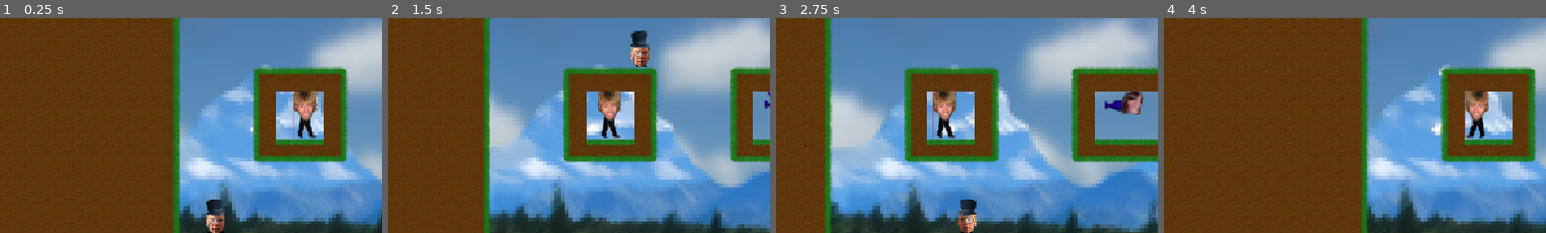
Above: before the commit, frames 1-4 (left to right).
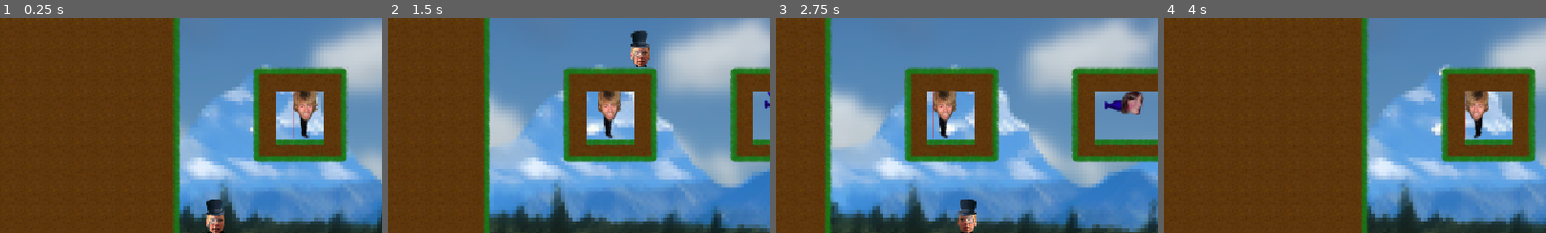
Above: after the commit, the same moments.

Repository: karl-run/alecthefancy-godot
Game: Godot game, scene res://main.tscn
Same seed, same stepped clock (60 frames per second), same inputs: the game is played once before the commit and once after it.
Inputs:
- Up to frame 1 (0.25 s): no input
- Up to frame 2 (1.5 s): tap Enter (ui_accept) at 0.5 s; hold Right (move_right) from 0.53 s (still down); tap Space (jump) at 0.6, 0.77, 1.07 s; tap Ctrl (run) at 1.35 s
- Up to frame 3 (2.75 s): tap Space (jump) at 1.52, 1.55, 1.82, 2.1 s; release Right (move_right) at 2.03 s; hold Left (move_left) from 2.03 s (still down)
- Up to frame 4 (4 s): keep holding Left (move_left); tap Ctrl (run) at 2.85 s; tap Space (jump) at 3.02, 3.05, 3.32, 3.6, 3.77 s
The pictures show only the part of the screen within x 21-71%, y 39-89%; the shares and areas given below are measured in that part.

The runs differ from the first frame. In frame 1, 0.3% of the frame differs, in the area x 77-84%, y 44-56%; in frame 2, 0.3%; in frame 3, 0.3%; in frame 4, 0.3%.

Commit message:
perf: don't process mobs not near screen

Diff:
--- a/camera/follow_cam.gd
+++ b/camera/follow_cam.gd
@@ -3,5 +3,5 @@
 @export var target: Node2D
 
 
-func _process(delta: float) -> void:
+func _process(_delta: float) -> void:
     global_position.x = target.global_position.x
--- a/mobs/flying_mob.gd
+++ b/mobs/flying_mob.gd
@@ -31,3 +31,11 @@
 func kill() -> void:
     super.kill()
     $Animations.flip_h = !$Animations.flip_h
+
+
+func _on_visible_on_screen_notifier_2d_screen_entered() -> void:
+    process_mode = Node.PROCESS_MODE_INHERIT
+
+
+func _on_visible_on_screen_notifier_2d_screen_exited() -> void:
+    process_mode = Node.PROCESS_MODE_DISABLED
--- a/mobs/flying_mob.tscn
+++ b/mobs/flying_mob.tscn
@@ -112,3 +112,9 @@
 [node name="CollisionShape2D" type="CollisionShape2D" parent="DeathArea"]
 position = Vector2(0, 2)
 shape = SubResource("RectangleShape2D_tx45a")
+
+[node name="VisibleOnScreenNotifier2D" type="VisibleOnScreenNotifier2D" parent="."]
+rect = Rect2(-100, -10, 200, 20)
+
+[connection signal="screen_entered" from="VisibleOnScreenNotifier2D" to="." method="_on_visible_on_screen_notifier_2d_screen_entered"]
+[connection signal="screen_exited" from="VisibleOnScreenNotifier2D" to="." method="_on_visible_on_screen_notifier_2d_screen_exited"]
--- a/mobs/jumping_mob.gd
+++ b/mobs/jumping_mob.gd
@@ -31,3 +31,11 @@
         velocity.x -= run_speed
 
     move_and_slide()
+
+
+func _on_visible_on_screen_notifier_2d_screen_entered() -> void:
+    process_mode = Node.PROCESS_MODE_INHERIT
+
+
+func _on_visible_on_screen_notifier_2d_screen_exited() -> void:
+    process_mode = Node.PROCESS_MODE_DISABLED
--- a/mobs/jumping_mob.tscn
+++ b/mobs/jumping_mob.tscn
@@ -107,3 +107,9 @@
 [node name="CollisionShape2D" type="CollisionShape2D" parent="DeathArea"]
 position = Vector2(0, -3)
 shape = SubResource("RectangleShape2D_21f3t")
+
+[node name="VisibleOnScreenNotifier2D" type="VisibleOnScreenNotifier2D" parent="."]
+rect = Rect2(-100, -10, 200, 20)
+
+[connection signal="screen_entered" from="VisibleOnScreenNotifier2D" to="." method="_on_visible_on_screen_notifier_2d_screen_entered"]
+[connection signal="screen_exited" from="VisibleOnScreenNotifier2D" to="." method="_on_visible_on_screen_notifier_2d_screen_exited"]
--- a/mobs/walking_mob.gd
+++ b/mobs/walking_mob.gd
@@ -28,3 +28,11 @@
         velocity.x -= run_speed
 
     move_and_slide()
+
+
+func _on_visible_on_screen_notifier_2d_screen_entered() -> void:
+    process_mode = Node.PROCESS_MODE_INHERIT
+
+
+func _on_visible_on_screen_notifier_2d_screen_exited() -> void:
+    process_mode = Node.PROCESS_MODE_DISABLED
--- a/mobs/walking_mob.tscn
+++ b/mobs/walking_mob.tscn
@@ -96,6 +96,7 @@
 size = Vector2(28, 56)
 
 [node name="WalkingMob" type="CharacterBody2D"]
+process_mode = 4
 collision_layer = 4
 script = ExtResource("1_vss60")
 
@@ -120,3 +121,9 @@
 [node name="CollisionShape2D" type="CollisionShape2D" parent="DeathArea"]
 position = Vector2(0, 3)
 shape = SubResource("RectangleShape2D_vwape")
+
+[node name="VisibleOnScreenNotifier2D" type="VisibleOnScreenNotifier2D" parent="."]
+rect = Rect2(-100, -10, 200, 20)
+
+[connection signal="screen_entered" from="VisibleOnScreenNotifier2D" to="." method="_on_visible_on_screen_notifier_2d_screen_entered"]
+[connection signal="screen_exited" from="VisibleOnScreenNotifier2D" to="." method="_on_visible_on_screen_notifier_2d_screen_exited"]
